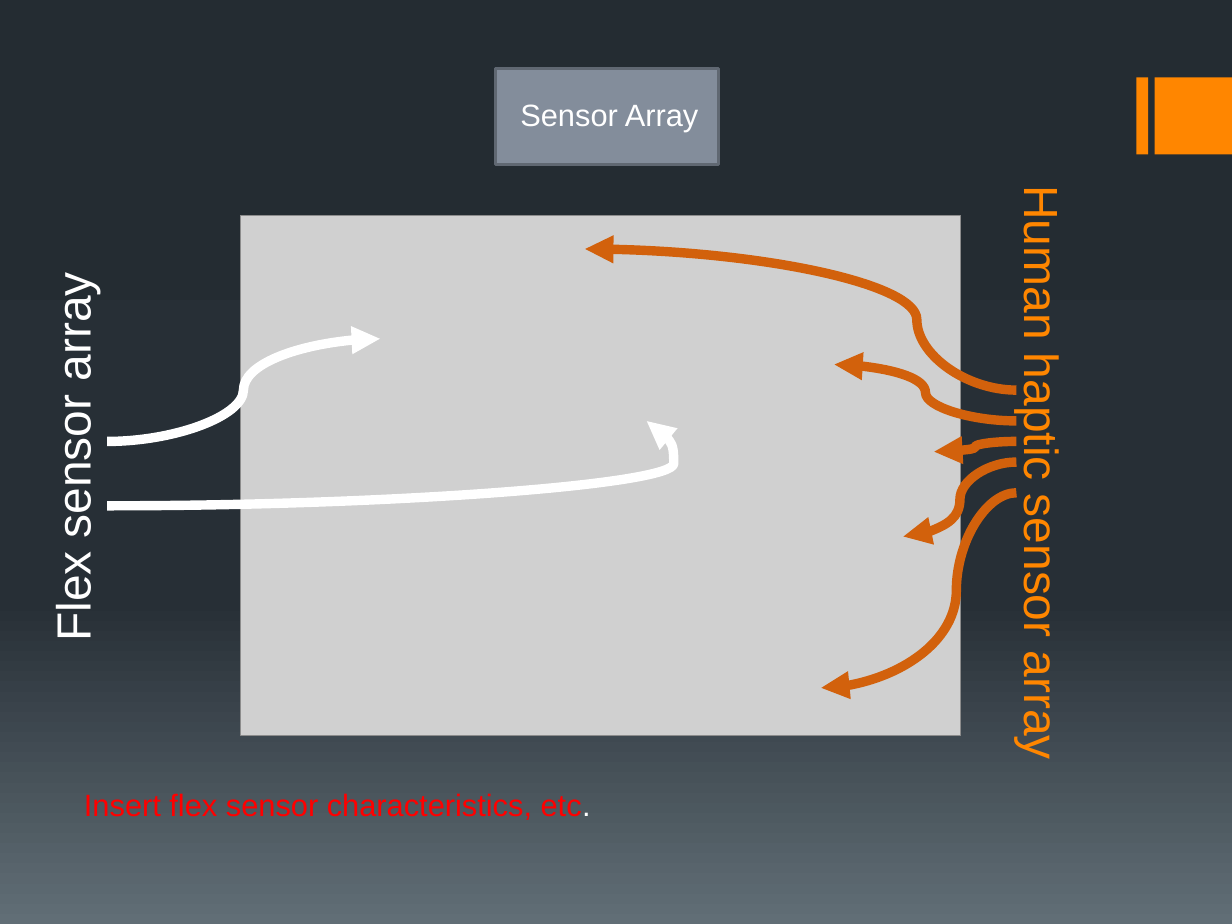
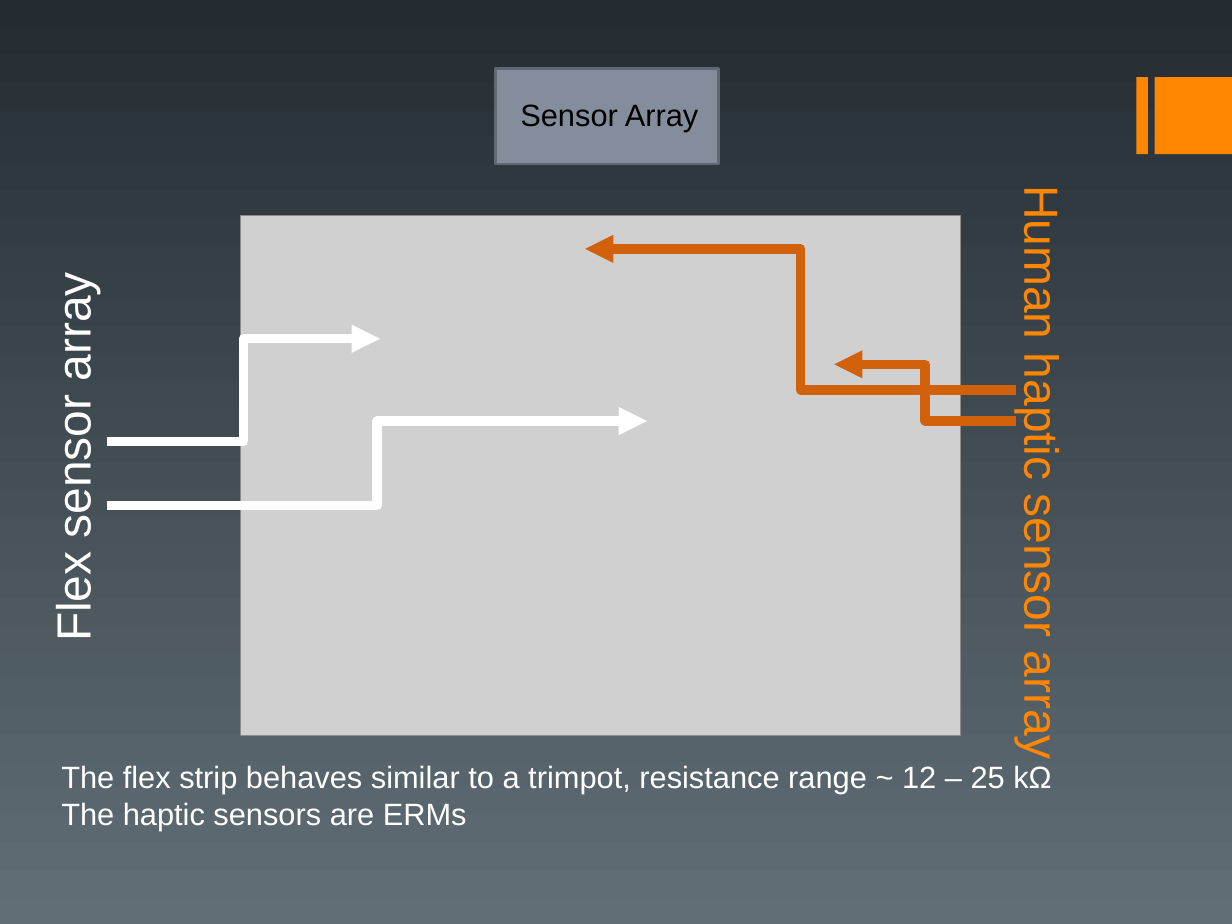
Before and after one commit to czod/HapticGlove, a slide deck: slide 5 of Docs/Final Project.pptx. Drawn at 1232x924 pixels with LibreOffice and Linux fonts; fonts in the diff are those of the drawing; grey boxes stand for pictures. Boxes give left, top, right and bottom in pixels: in the first picture for what was removed or moved away, otherwise in the second. Text is boxed around its words. In the diff, an @@ line names an element or a change of style, - is before the commit and + after.

```diff
--- a/Docs/Final Project.pptx
+++ b/Docs/Final Project.pptx
@@ background gradient #242C33 to #273037 to #636D76 to gradient #242C32 to #616E76 @@
@@ rectangle at (x1=495, y1=69, x2=718, y2=165): outline #616873 1.5 pt to #606872 1.5 pt @@
@@ text "Sensor Array" at (x1=520, y1=104, x2=699, y2=132): text colour #FFFFFF to #000000 @@
@@ curved arrow (1016, 391) - (585, 249): curved arrow to elbow arrow; route changed @@
@@ curved arrow (107, 441) - (379, 339): curved arrow to elbow arrow @@
@@ curved arrow (1016, 421) - (834, 365): curved arrow to elbow arrow @@
@@ curved arrow (107, 505) - (647, 421): curved arrow to elbow arrow; route changed @@
@@ curved arrow removed from (1016, 441) to (934, 452) @@
@@ curved arrow removed from (1016, 462) to (903, 536) @@
@@ curved arrow removed from (1016, 493) to (822, 687) @@
@@ text added at (x1=61, y1=765, x2=1051, y2=831), 18 pt, text #FFFFFF @@
+The flex strip behaves similar to a trimpot, resistance range ~ 12 – 25 kΩ
+The haptic sensors are ERMs
@@ text removed at (x1=84, y1=793, x2=591, y2=820) @@
-Insert flex sensor characteristics, etc.
```
Also in this commit, not shown: 10 other slides changed, 2 slides added, 3 slides removed, 1 other file.
